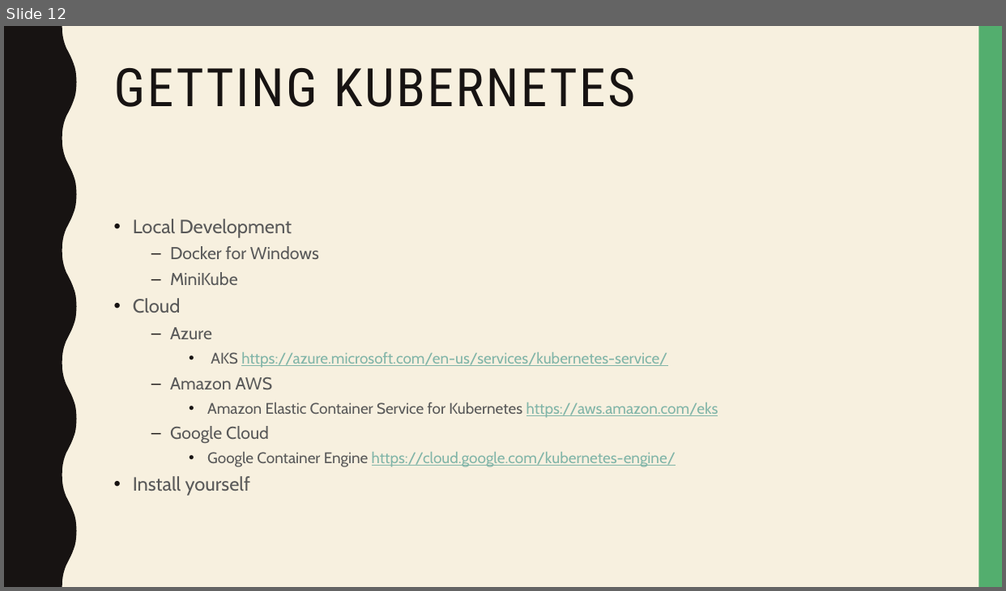
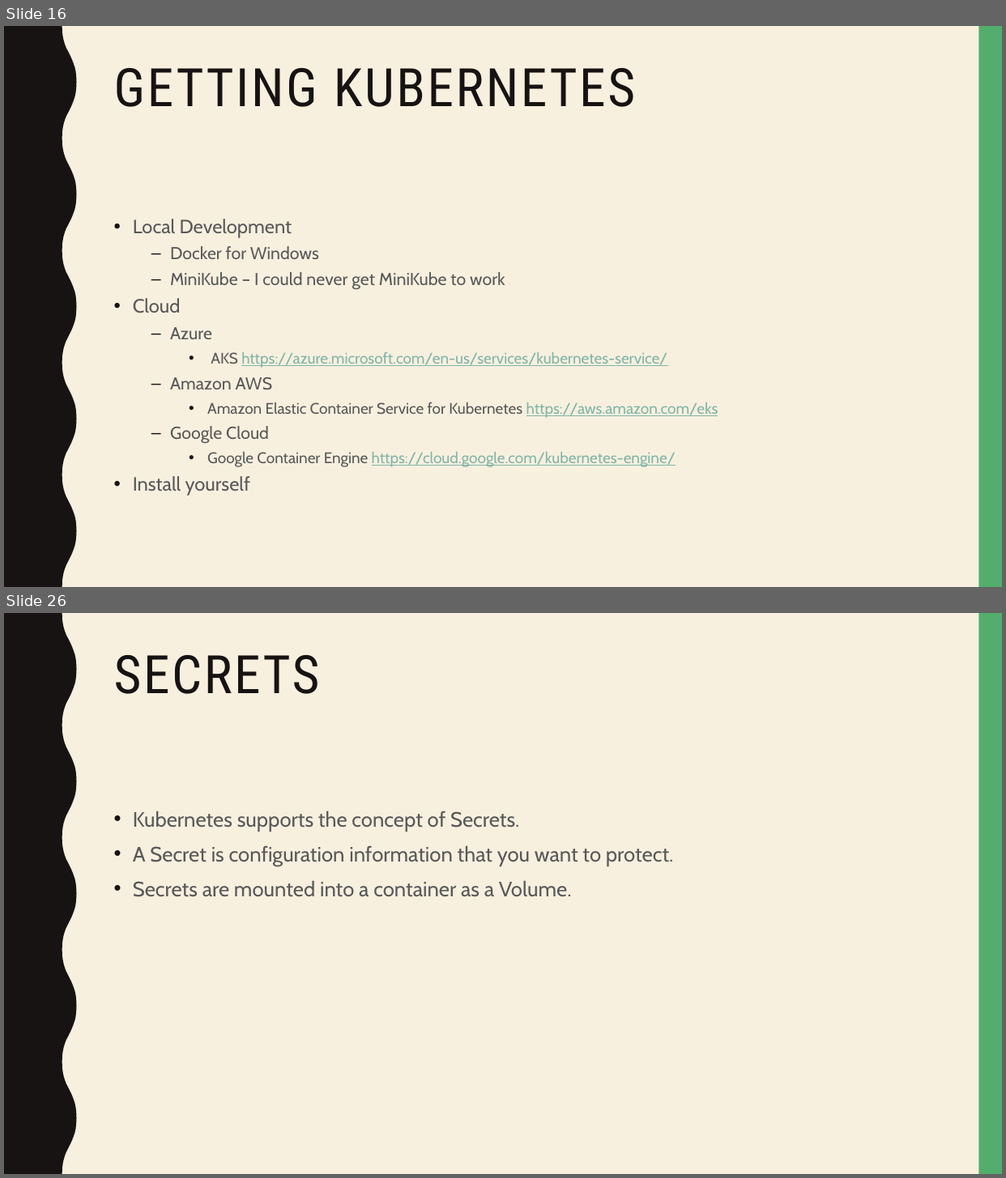
Before and after one commit to naveenvalecha/kubernetes-2018Presentation, a slide deck: k8 2018 Presentation.pptx. Shown one above the other, each under a label of ours: slide 12 before the commit, slides 16 and 26 after it; the slides between them are not shown. The pictures are 1006x591 and 1006x1178 pixels, drawn with LibreOffice and Linux fonts; fonts in the diff are those of the drawing. Boxes give left, top, right and bottom in pixels: in the first picture for what was removed or moved away, otherwise in the second. Text is boxed around its words. In the diff, an @@ line names an element or a change of style, - is before the commit and + after.

```diff
--- a/k8 2018 Presentation.pptx
+++ b/k8 2018 Presentation.pptx
@@ slide 26 added at (x1=4, y1=613, x2=1002, y2=1174), background #F7F0DF; not listed: 2 template elements that a slide beside it also shows @@
@@ title added at (x1=114, y1=655, x2=320, y2=694), 51 pt, text #171312 @@
+SECRETS
@@ text added at (x1=133, y1=811, x2=673, y2=897), 20 pt, text #595959 @@
+• Kubernetes supports the concept of Secrets.
+• A Secret is configuration information that you want to protect.
+• Secrets are mounted into a container as a Volume.
@@ what was slide 12 is now slide 16 @@
@@ slide 16 changed as well @@
@@ text at (x1=170, y1=272, x2=505, y2=290): text changed @@
-  – MiniKube
+  – MiniKube – I could never get MiniKube to work
```
Also in this commit, not shown: 2 other slides changed, 21 other slides added.
